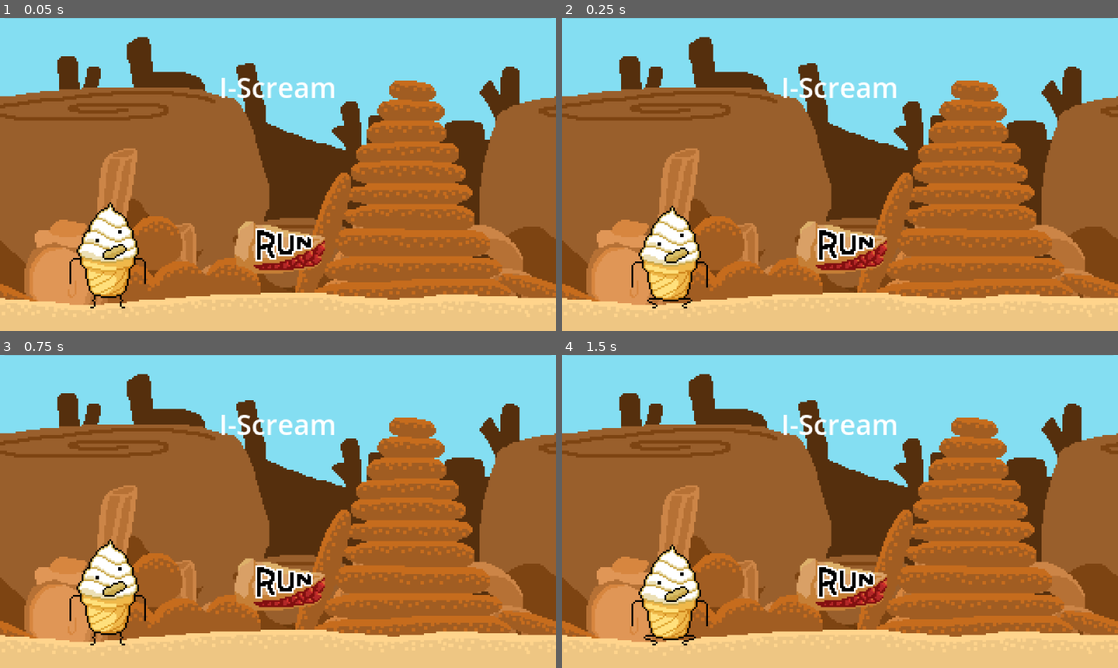
Above: before the commit, frames 1-4 (two rows, left to right).
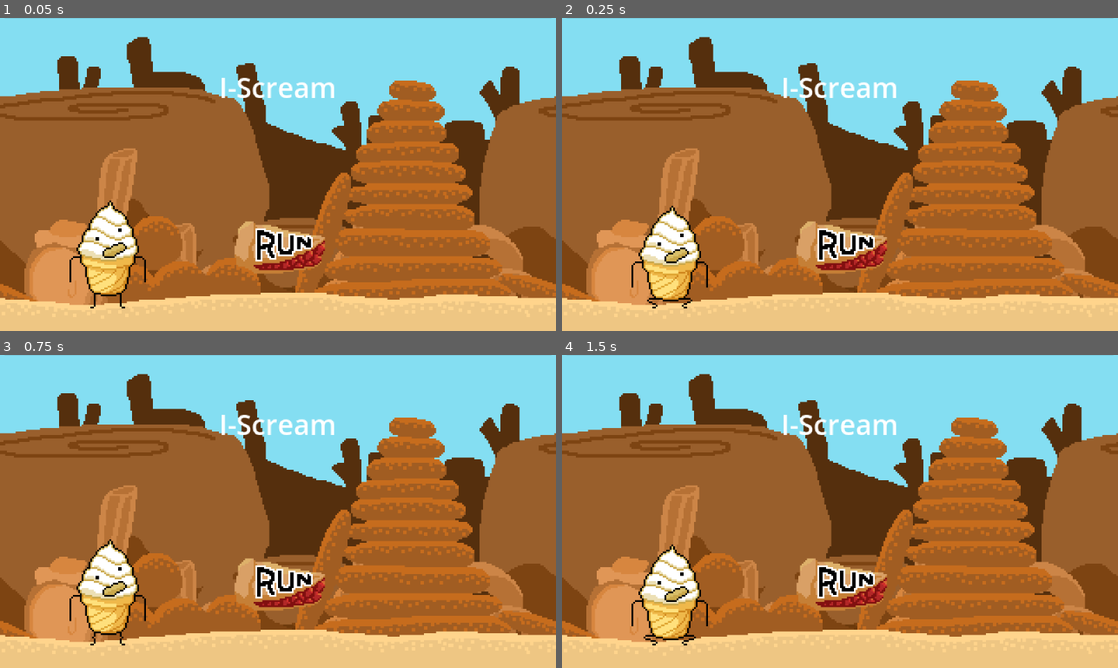
Above: after the commit, the same moments.

Repository: lyhottag13/i-scream
Game: Godot game, scene res://src/scenes/main_game.tscn
The game is run twice, just before and just after one commit, with the same random seed, the same clock (stepped at 60 frames per second) and the same inputs.
Inputs (mouse positions are in pixels of both pictures, inside the frame that each line leads up to):
- Up to frame 1 (0.05 s): no input
- Up to frame 2 (0.25 s): no input
- Up to frame 3 (0.75 s): tap Enter at 0.5 s; move the mouse to (400, 495) at 0.52 s; hold D (move_right) from 0.53 s (still down)
- Up to frame 4 (1.5 s): keep holding D (move_right); tap Space (jump) at 0.77 s; move the mouse to (728, 527) at 1.27 s

The runs differ from the first frame. In frame 1, 1.3% of the frame differs, in the area x 12-27%, y 58-91%; in frame 2, nothing differs; in frame 3, nothing differs; in frame 4, nothing differs.

Commit message:
Added more sprites and polish

Diff:
--- a/src/scenes/cactus.tscn
+++ b/src/scenes/cactus.tscn
@@ -2,61 +2,32 @@
 
 [ext_resource type="Script" uid="uid://bxw7i5dvv5sfp" path="res://src/scripts/cactus.gd" id="1_vannn"]
 [ext_resource type="Texture2D" uid="uid://cx2rfgsx8quwf" path="res://resources/churro_cactus.png" id="2_5m7l5"]
-[ext_resource type="Texture2D" uid="uid://dv3nu6dp4tvir" path="res://resources/cactus_1.png" id="2_vannn"]
-
-[sub_resource type="AtlasTexture" id="AtlasTexture_mtqtt"]
-atlas = ExtResource("2_5m7l5")
-region = Rect2(0, 0, 64, 64)
-
-[sub_resource type="AtlasTexture" id="AtlasTexture_5m7l5"]
-atlas = ExtResource("2_vannn")
-region = Rect2(0, 0, 64, 64)
-
-[sub_resource type="AtlasTexture" id="AtlasTexture_y2sag"]
-atlas = ExtResource("2_vannn")
-region = Rect2(64, 0, 64, 64)
-
-[sub_resource type="SpriteFrames" id="SpriteFrames_mtqtt"]
-animations = [{
-"frames": [{
-"duration": 1.0,
-"texture": SubResource("AtlasTexture_mtqtt")
-}],
-"loop": true,
-"name": &"cactus",
-"speed": 5.0
-}, {
-"frames": [{
-"duration": 1.0,
-"texture": SubResource("AtlasTexture_5m7l5")
-}, {
-"duration": 1.0,
-"texture": SubResource("AtlasTexture_y2sag")
-}],
-"loop": true,
-"name": &"cactus_1",
-"speed": 5.0
-}]
+[ext_resource type="Texture2D" uid="uid://bdu2tbr5kqmji" path="res://resources/churro_cactus_tall.png" id="3_5m7l5"]
 
 [sub_resource type="CapsuleShape2D" id="CapsuleShape2D_vannn"]
 radius = 12.0
-height = 128.0
+height = 64.0
 
 [node name="Cactus" type="StaticBody2D" unique_id=915071557 groups=["moving_objects"]]
 collision_layer = 2
 script = ExtResource("1_vannn")
 
-[node name="Sprite2D" type="AnimatedSprite2D" parent="." unique_id=264982551]
-position = Vector2(0, -32)
-sprite_frames = SubResource("SpriteFrames_mtqtt")
-animation = &"cactus"
-autoplay = "cactus"
+[node name="Cactus1" type="Sprite2D" parent="." unique_id=2034567420]
+visible = false
+texture = ExtResource("2_5m7l5")
+offset = Vector2(0, -32)
+
+[node name="Cactus2" type="Sprite2D" parent="." unique_id=1865333158]
+visible = false
+texture = ExtResource("3_5m7l5")
+offset = Vector2(0, -48)
 
 [node name="CollisionShape2D" type="CollisionShape2D" parent="." unique_id=2118581996]
+position = Vector2(0, -32)
 shape = SubResource("CapsuleShape2D_vannn")
 
 [node name="VisibleOnScreenNotifier2D" type="VisibleOnScreenNotifier2D" parent="." unique_id=908456380]
-position = Vector2(-18, -10)
-rect = Rect2(-10, -54, 56, 64)
+position = Vector2(-12, -10)
+rect = Rect2(-10, -88, 56, 98)
 
 [connection signal="screen_exited" from="VisibleOnScreenNotifier2D" to="." method="_on_visible_on_screen_notifier_2d_screen_exited"]
--- a/src/scenes/main_game.tscn
+++ b/src/scenes/main_game.tscn
@@ -39,11 +39,10 @@
 
 [node name="Score" type="Label" parent="GUI" unique_id=366462545]
 unique_name_in_owner = true
-visible = false
 layout_mode = 0
-offset_left = 9.0
+offset_left = -67.0
 offset_top = 5.0
-offset_right = 81.0
+offset_right = 5.0
 offset_bottom = 28.0
 theme_override_constants/outline_size = 6
 theme_override_fonts/font = ExtResource("5_c5f53")
@@ -57,13 +56,15 @@
 
 [node name="Tutorial" type="Label" parent="GUI" unique_id=1717902980]
 layout_mode = 0
-offset_left = 320.0
+offset_left = 312.0
 offset_top = 68.0
-offset_right = 522.0
-offset_bottom = 103.0
+offset_right = 514.0
+offset_bottom = 123.0
 theme_override_fonts/font = ExtResource("5_c5f53")
-theme_override_font_sizes/font_size = 28
-text = "Collect ice!"
+theme_override_font_sizes/font_size = 21
+text = "Collect ice!
+Move with WASD!"
+horizontal_alignment = 2
 
 [node name="TouchScreenButton" type="TouchScreenButton" parent="GUI" unique_id=507489006]
 position = Vector2(160, 90)
--- a/src/scenes/player.tscn
+++ b/src/scenes/player.tscn
@@ -2,6 +2,18 @@
 
 [ext_resource type="Script" uid="uid://cw7drtbk48xxm" path="res://src/scripts/player.gd" id="1_v4rts"]
 [ext_resource type="Texture2D" uid="uid://buusbph21das7" path="res://resources/spritesheet.png" id="2_v4rts"]
+[ext_resource type="Texture2D" uid="uid://dsx8itkwftp01" path="res://resources/I_Scream_Man_Run/frame0000.png" id="3_hhiii"]
+[ext_resource type="Texture2D" uid="uid://5j45b7sgmnvw" path="res://resources/I_Scream_Man_Run/frame0001.png" id="4_wpkk7"]
+[ext_resource type="Texture2D" uid="uid://c6q08gj6ki3a7" path="res://resources/I_Scream_Man_Run/frame0002.png" id="5_myy50"]
+[ext_resource type="Texture2D" uid="uid://dgivl7jfg873v" path="res://resources/I_Scream_Man_Run/frame0003.png" id="6_usugt"]
+[ext_resource type="Texture2D" uid="uid://uuodf76ux50y" path="res://resources/I_Scream_Man_Run/frame0004.png" id="7_3qshy"]
+[ext_resource type="Texture2D" uid="uid://s0t36wxswdbo" path="res://resources/I_Scream_Man_Run/frame0005.png" id="8_5acq0"]
+[ext_resource type="Texture2D" uid="uid://bk3t3rkh0wvqv" path="res://resources/I_Scream_Man_Run/frame0006.png" id="9_5h06g"]
+[ext_resource type="Texture2D" uid="uid://ckpkwov3k62e" path="res://resources/I_Scream_Man_Run/frame0007.png" id="10_twf7n"]
+[ext_resource type="Texture2D" uid="uid://lb4u7u7tkc7x" path="res://resources/I_Scream_Man_Run/frame0008.png" id="11_qmjc7"]
+[ext_resource type="Texture2D" uid="uid://nan3waj6r0wn" path="res://resources/I_Scream_Man_Run/frame0009.png" id="12_ybrxc"]
+[ext_resource type="Texture2D" uid="uid://ccn40d4oy5hs3" path="res://resources/I_Scream_Man_Run/frame0010.png" id="13_fkrvq"]
+[ext_resource type="Texture2D" uid="uid://jigoh3h05by8" path="res://resources/I_Scream_Man_Run/frame0011.png" id="14_op12o"]
 
 [sub_resource type="AtlasTexture" id="AtlasTexture_hwyk6"]
 atlas = ExtResource("2_v4rts")
@@ -93,14 +105,54 @@
 "loop": true,
 "name": &"idle",
 "speed": 12.0
+}, {
+"frames": [{
+"duration": 1.0,
+"texture": ExtResource("3_hhiii")
+}, {
+"duration": 1.0,
+"texture": ExtResource("4_wpkk7")
+}, {
+"duration": 1.0,
+"texture": ExtResource("5_myy50")
+}, {
+"duration": 1.0,
+"texture": ExtResource("6_usugt")
+}, {
+"duration": 1.0,
+"texture": ExtResource("7_3qshy")
+}, {
+"duration": 1.0,
+"texture": ExtResource("8_5acq0")
+}, {
+"duration": 1.0,
+"texture": ExtResource("9_5h06g")
+}, {
+"duration": 1.0,
+"texture": ExtResource("10_twf7n")
+}, {
+"duration": 1.0,
+"texture": ExtResource("11_qmjc7")
+}, {
+"duration": 1.0,
+"texture": ExtResource("12_ybrxc")
+}, {
+"duration": 1.0,
+"texture": ExtResource("13_fkrvq")
+}, {
+"duration": 1.0,
+"texture": ExtResource("14_op12o")
+}],
+"loop": true,
+"name": &"running",
+"speed": 12.0
 }]
 
 [sub_resource type="RectangleShape2D" id="RectangleShape2D_v4rts"]
 size = Vector2(32, 57)
 
 [sub_resource type="CapsuleShape2D" id="CapsuleShape2D_v4rts"]
-radius = 12.0
-height = 38.0
+radius = 8.0
 
 [sub_resource type="Gradient" id="Gradient_v4rts"]
 interpolation_mode = 2
@@ -117,12 +169,12 @@
 [node name="Player" type="CharacterBody2D" unique_id=2135155359]
 script = ExtResource("1_v4rts")
 
-[node name="Sprite2D" type="AnimatedSprite2D" parent="." unique_id=1842060911]
+[node name="AnimatedSprite2D" type="AnimatedSprite2D" parent="." unique_id=1842060911]
 position = Vector2(0, -32)
 sprite_frames = SubResource("SpriteFrames_wpkk7")
-animation = &"idle"
+animation = &"running"
 autoplay = "idle"
-frame_progress = 0.6408936
+frame_progress = 0.5675814
 
 [node name="CollisionShape2D" type="CollisionShape2D" parent="." unique_id=440876128]
 position = Vector2(0, -29)
--- a/src/scripts/cactus.gd
+++ b/src/scripts/cactus.gd
@@ -1,5 +1,19 @@
 class_name Cactus
 extends StaticBody2D
 
+@onready var cactus_1: Sprite2D = $Cactus1
+@onready var cactus_2: Sprite2D = $Cactus2
+@onready var collision_shape_2d: CollisionShape2D = $CollisionShape2D
+
+func _ready() -> void:
+	var is_easy_cactus = randi_range(1, 10) <= 8
+	var current_cactus = cactus_1 if is_easy_cactus else cactus_2
+	current_cactus.visible = true
+	current_cactus.flip_h = randi_range(0, 1)
+
+	if !is_easy_cactus:
+		(collision_shape_2d.shape as CapsuleShape2D).height = 90
+		collision_shape_2d.position.y = -45
+
 func _on_visible_on_screen_notifier_2d_screen_exited() -> void:
 	queue_free()
--- a/src/scripts/level.gd
+++ b/src/scripts/level.gd
@@ -52,8 +52,8 @@
 
 
 func start_spawning() -> void:
-	cactus_timer.start(randf_range(1, 3))
-	ice_cube_timer.start(randf_range(1, 3))
+	cactus_timer.start(3)
+	ice_cube_timer.start(3.5)
 
 
 func stop_spawning() -> void:
--- a/src/scripts/main_game.gd
+++ b/src/scripts/main_game.gd
@@ -25,7 +25,7 @@
 
 
 func _unhandled_input(event: InputEvent) -> void:
-	if event is InputEventKey:
+	if event is InputEventKey and DisplayServer.window_get_mode() != DisplayServer.WINDOW_MODE_FULLSCREEN:
 		DisplayServer.window_set_mode(DisplayServer.WINDOW_MODE_FULLSCREEN)
 
 
@@ -67,6 +67,9 @@
 	level.start_spawning()
 	level.start_scroll()
 	level.restart_values()
+
+	player.run()
+
 	score = 0
 	score_label.text = "Score: 0"
 	score_timer.start()
@@ -74,6 +77,7 @@
 	bar_ratio = 1
 	score_label.show()
 	tutorial.position.x = 500
+	create_tween().tween_property(score_label, "position:x", 9, 1).set_ease(Tween.EASE_OUT).set_trans(Tween.TRANS_CUBIC)
 	create_tween().tween_property(bar, "position:x", 0, 1).set_ease(Tween.EASE_OUT).set_trans(Tween.TRANS_CUBIC)
 	create_tween().tween_property(tutorial, "position:x", -300, 3).set_ease(Tween.EASE_OUT_IN).set_trans(Tween.TRANS_CUBIC)
 
@@ -85,6 +89,7 @@
 	level.stop_spawning()
 	score_timer.stop()
 	player.die()
+	create_tween().tween_property(score_label, "position:x", -67, 1).set_ease(Tween.EASE_OUT).set_trans(Tween.TRANS_CUBIC)
 	create_tween().tween_property(bar, "position:x", -50, 1)
 	await get_tree().create_timer(1.0).timeout
 	background_music.stream = CALM_MUSIC
--- a/src/scripts/player.gd
+++ b/src/scripts/player.gd
@@ -7,6 +7,7 @@
 const JUMP_VELOCITY = -400.0
 
 @onready var particles: CPUParticles2D = $Particles
+@onready var animated_sprite_2d: AnimatedSprite2D = $AnimatedSprite2D
 
 func _physics_process(delta: float) -> void:
 	# Prevents player control if the game isn't running.
@@ -45,3 +46,11 @@
 	hide()
 	particles.restart()
 	queue_free()
+
+
+func run() -> void:
+	animated_sprite_2d.animation = "running"
+
+
+func idle() -> void:
+	animated_sprite_2d.animation = "idle"
Binary file added: resources/I_Scream_Man_Run/frame0000.png
Not shown, added: resources/I_Scream_Man_Run/frame0000.png.import
Binary file added: resources/I_Scream_Man_Run/frame0001.png
Not shown, added: resources/I_Scream_Man_Run/frame0001.png.import
Binary file added: resources/I_Scream_Man_Run/frame0002.png
Not shown, added: resources/I_Scream_Man_Run/frame0002.png.import
Binary file added: resources/I_Scream_Man_Run/frame0003.png
Not shown, added: resources/I_Scream_Man_Run/frame0003.png.import
Binary file added: resources/I_Scream_Man_Run/frame0004.png
Not shown, added: resources/I_Scream_Man_Run/frame0004.png.import
Binary file added: resources/I_Scream_Man_Run/frame0005.png
Not shown, added: resources/I_Scream_Man_Run/frame0005.png.import
(and 17 more such lines)
